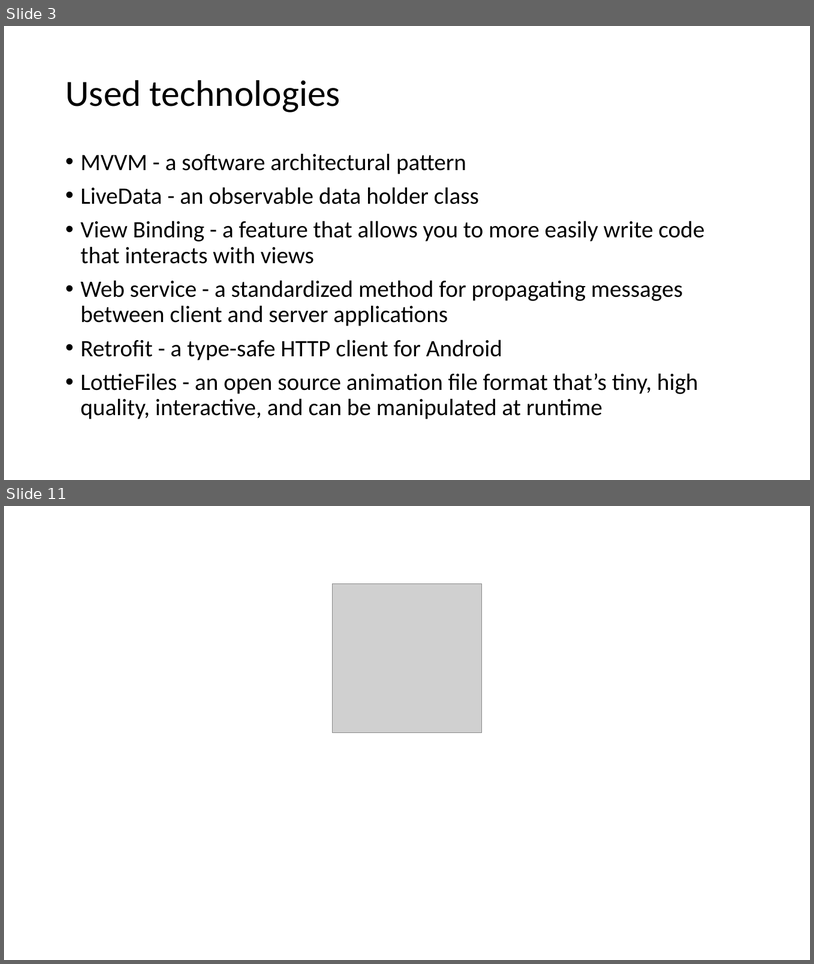
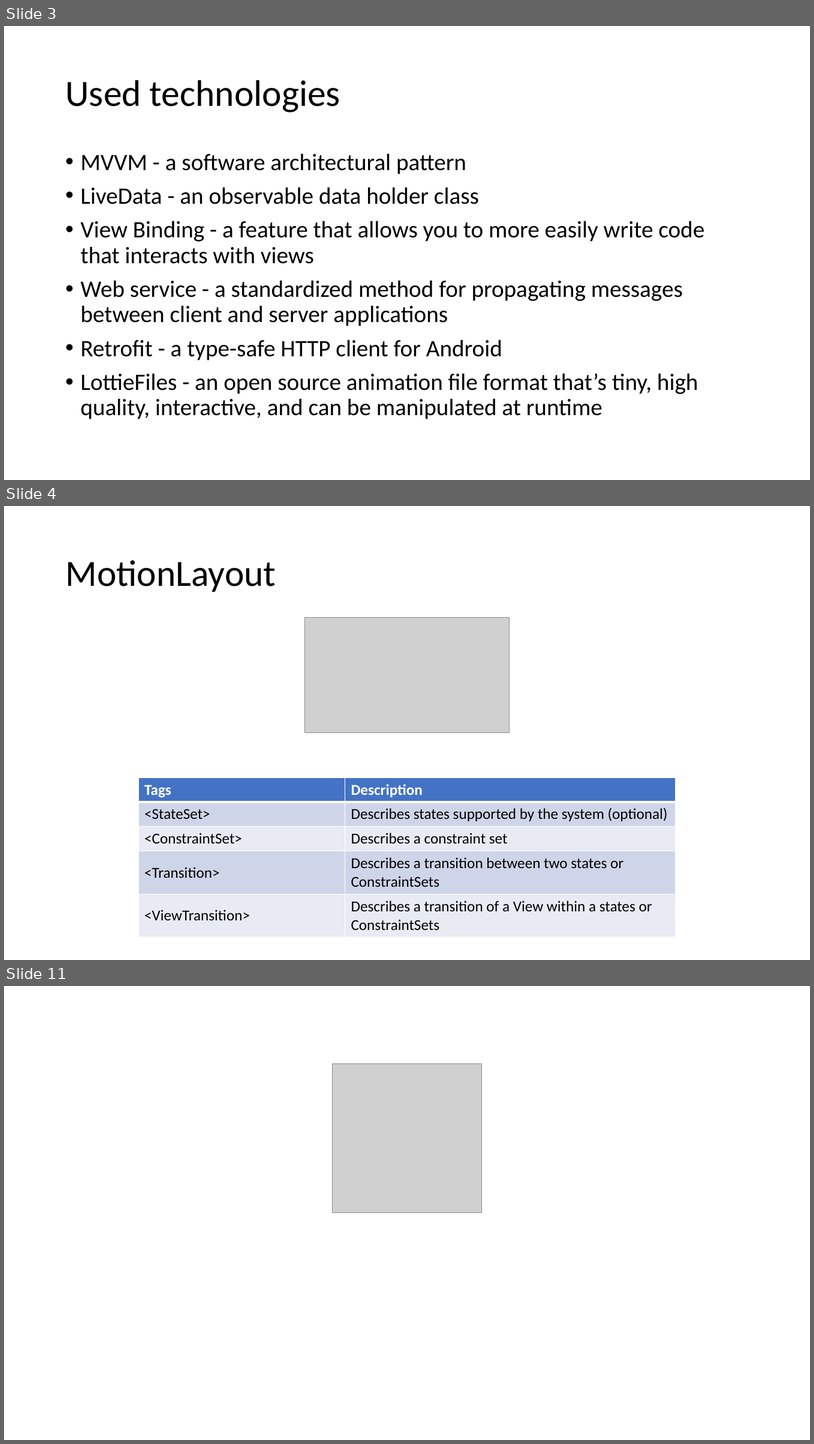
Before and after one commit to mrbllyy/OmersPlace, a slide deck: presentation.pptx. Shown one above the other, each under a label of ours: slides 3 and 11 before the commit, slides 3, 4 and 11 after it; the slides between them are not shown. The pictures are 814x964 and 814x1444 pixels, drawn with LibreOffice and Linux fonts; fonts in the diff are those of the drawing; grey boxes stand for pictures. Boxes give left, top, right and bottom in pixels: in the first picture for what was removed or moved away, otherwise in the second. Text is boxed around its words. In the diff, an @@ line names an element or a change of style, - is before the commit and + after.

```diff
--- a/presentation.pptx
+++ b/presentation.pptx
@@ slide 4 added at (4, 506, 810, 960), background #FFFFFF @@
@@ title added at (65, 560, 276, 592), 44 pt, text #000000 @@
+MotionLayout
@@ picture added at (305, 618, 510, 733) @@
@@ table added at (138, 777, 676, 936), 5 rows, 2 columns @@
+Tags | Description
+<StateSet> | Describes states supported by the system (optional)
+<ConstraintSet> | Describes a constraint set
+<Transition> | Describes a transition between two states or ConstraintSets
+<ViewTransition> | Describes a transition of a View within a states or ConstraintSets
```
Also in this commit, not shown: 5 slides changed, 2 other slides added, 4 slides removed, 14 other files.
